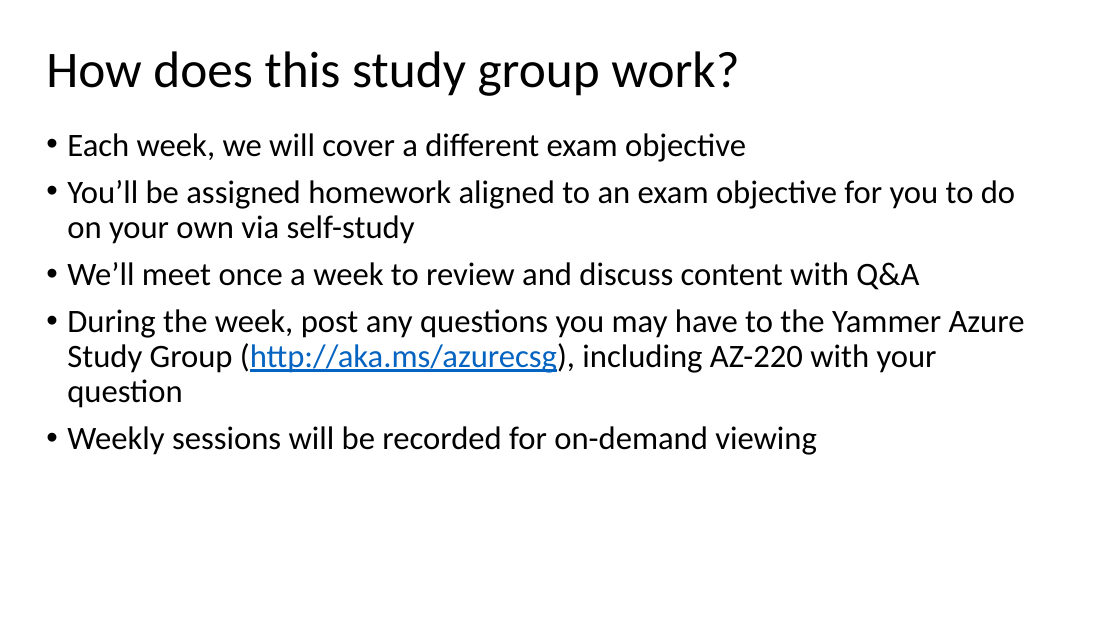
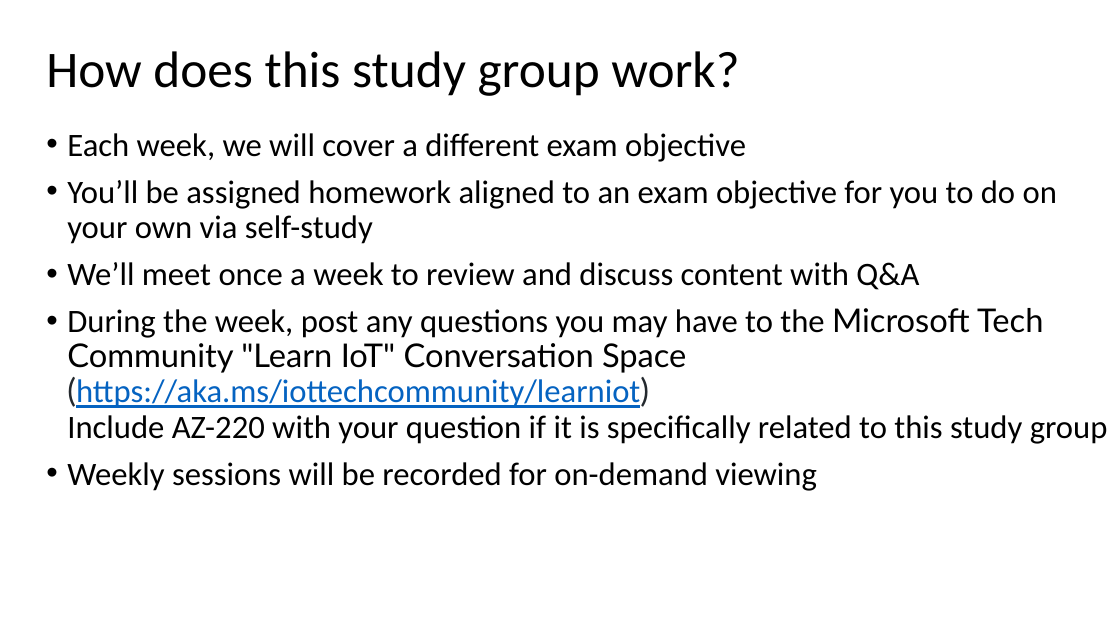
Before and after one commit to one-commercial-partner/OCPScale, a slide deck: slide 6 of docs/Azure/StudyGroups/AZ-220/AZ220ExamStudyGroup-Kickoff.pptx. Drawn at 1120x630 pixels with LibreOffice and Linux fonts; fonts in the diff are those of the drawing. Boxes give left, top, right and bottom in pixels: in the first picture for what was removed or moved away, otherwise in the second. Text is boxed around its words. In the diff, an @@ line names an element or a change of style, - is before the commit and + after.

```diff
--- a/docs/Azure/StudyGroups/AZ-220/AZ220ExamStudyGroup-Kickoff.pptx
+++ b/docs/Azure/StudyGroups/AZ-220/AZ220ExamStudyGroup-Kickoff.pptx
@@ text at <box>67,308,1108,444</box>: text changed @@
-• During the week, post any questions you may have to the Yammer Azure Study Group (http://aka.ms/azurecsg), including AZ-220 with your question
+• During the week, post any questions you may have to the Microsoft Tech Community "Learn IoT" Conversation Space (https://aka.ms/iottechcommunity/learniot)
+  Include AZ-220 with your question if it is specifically related to this study group
```
Also in this commit, not shown: 4 other slides changed.
